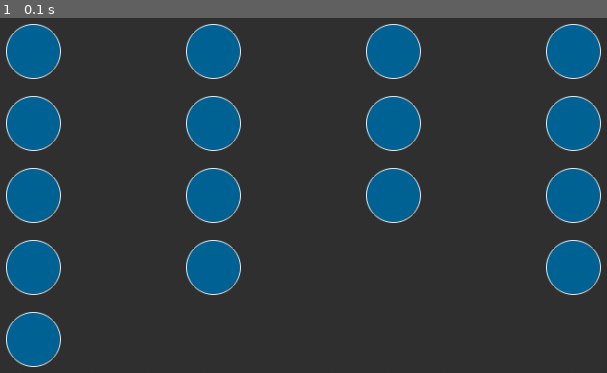
Above: before the commit, frame 1.
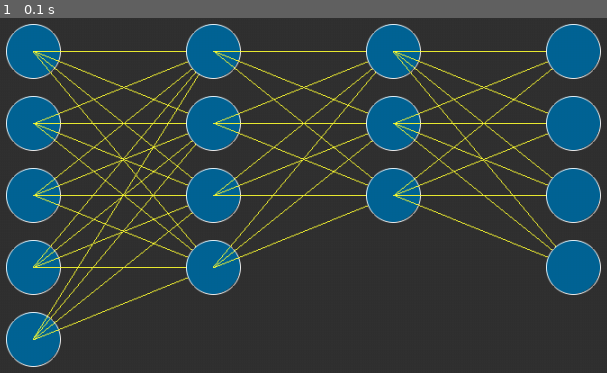
Above: after the commit, the same moment.

Repository: lnyaki/neural_nets
Game: pygame game, started from src/testLayers.py
The game is run twice, just before and just after one commit, with the same random seed, the same clock (stepped at 60 frames per second) and the same inputs.
Inputs:
- Up to frame 1 (0.1 s): no input

The runs differ from the first frame. In frame 1, 5.6% of the frame differs, in the area x 5-92%, y 9-91%.

Commit message:
Connections displayed properly. Fixed bug with shared class variable

Diff:
--- a/src/artificialNeuron.py
+++ b/src/artificialNeuron.py
@@ -13,9 +13,14 @@
 	activationCharge 	= 0
 	defaultDrawSize 	= 30
 
-	connectedNeurons 	= []
+	connectedNeurons 	= None
 	layerID = 0
 	id 		= 0
+
+	# Colors
+	WHITE 	= (255,255, 255)
+	BLUE	= (0,100,150,200)
+	YELLOW	= (255,255,50)
 
 	conditions = {
 		"reproductionEnergy" : 60
@@ -42,7 +47,8 @@
 		self.position 	= position
 		self.id 		= id
 		self.futureMove = (0,0)
-		self.layerID = layerID
+		self.layerID 	= layerID
+		self.connectedNeurons 	= []
 
 	def applyMove(self):
 		print("Position : "+str(self.position)+ "	Move by VECTOR "+str(self.futureMove))
@@ -98,9 +104,12 @@
 
 		self.connectedNeurons.append(targetNeuron)
 
-	def draw(self, gameDisplay):
-		white 	= (255,255, 255)
-		blue	= (0,100,150,200)
+
+	def draw(self,gameDisplay):
+		self.drawNeuronBody(gameDisplay)
+		self.drawNeuronConnections(gameDisplay)
+
+	def drawNeuronBody(self, gameDisplay):
 
 		borderThickness = 2
 		computedNeuronDrawRadius = self.defaultDrawSize
@@ -109,11 +118,20 @@
 
 		### Round ! int(round(number))
 		position = (int(round(self.position[0])),int(round(self.position[1])))
-		pygame.draw.circle(gameDisplay,blue,position,computedNeuronDrawRadius)
+		pygame.draw.circle(gameDisplay,self.BLUE,position,computedNeuronDrawRadius)
 		#pygame.draw.circle(gameDisplay,white,position,computedNeuronDrawRadius,borderThickness)
 
-		pygame.gfxdraw.aacircle(gameDisplay,position[0],position[1],computedNeuronDrawRadius, white)
+		pygame.gfxdraw.aacircle(gameDisplay,position[0],position[1],computedNeuronDrawRadius, self.WHITE)
 		#pygame.gfxdraw.filled_circle(gameDisplay,position[0],position[1],computedNeuronDrawRadius, white)
+
+
+
+	def drawNeuronConnections(self,gameDisplay):
+		for neuron in self.connectedNeurons:
+			x1,y1 = self.position
+			x2,y2 = neuron.position
+
+			pygame.gfxdraw.line(gameDisplay,x1,y1,x2,y2,self.YELLOW)
 
 	def positionNeuronWithinWindow(self, gameDisplay, computedNeuronDrawRadius):
 		displayWidth, displayHeight = gameDisplay.get_size()
--- a/src/neuralNet.py
+++ b/src/neuralNet.py
@@ -8,12 +8,13 @@
 	SPACE_BETWEEN_NEURONS 	= 10
 
 	LAYER_CONNECTION_DEPH	= 1
-	MAX_NEURON_CONNECTIONS 	= 4
+	MAX_NEURON_CONNECTIONS 	= None
 
 	position = None
 	layers = []
 
-	def __init__(self, position, neuronsPerLayers):
+	def __init__(self, position, neuronsPerLayers, maxNeuronConnections = 4):
+		self.MAX_NEURON_CONNECTIONS = maxNeuronConnections
 		self.position 	= position
 		self.layers 	= self.generateLayers(neuronsPerLayers)
 		self.connectAllLayers()
@@ -99,6 +100,7 @@
 				numberOfLayerConnections = listNumberOfConnectionsToLayers[i]
 
 				self.connectNeuronToSingleLayer(neuron,layer,numberOfLayerConnections)
+				print("Neuron ("+str(neuron.layerID)+" | "+str(neuron.id)+") Total Connections : "+str(len(neuron.connectedNeurons)))
 
 
 	def connectNeuronToSingleLayer(self,neuron,layer,numberOfNeuronConnections):
--- a/src/tests/neuralNetTest.py
+++ b/src/tests/neuralNetTest.py
@@ -9,7 +9,7 @@
 
 class NeuralNetTest(unittest.TestCase):
 
-	def RightNumberOfLayersIsGenerated(self):
+	def testRightNumberOfLayersIsGenerated(self):
 
 		print("------==== Test rightNumberOfLayersIsGenerated ======-----")
 		layerMap = [4,4,4]
@@ -18,7 +18,7 @@
 
 		self.assertEqual(3,len(nn.layers))
 
-	def DistributeConnectionsToLayers(self):
+	def testDistributeConnectionsToLayers(self):
 		layerMap 	= [4,3,4]
 		nn 			= NeuralNet((0,0),layerMap)
 
@@ -68,7 +68,7 @@
 		self.assertEqual(len(result),numberOfNeuronConnections-1)
 		print("------==== After getClosestNeurons ====-------")
 
-	def ShiftRange(self):
+	def testShiftRange(self):
 		print()
 		print("||||||| ------======= Shift Range")
 		numRange = [0,1,2]
@@ -89,8 +89,19 @@
 		self.assertEqual(result,[-1,0,1])
 
 
-	def initNeuralNet(self,layerMap):
-		return NeuralNet((0,0),layerMap)
+	def initNeuralNet(self,layerMap, maxConnections = 4):
+		return NeuralNet((0,0),layerMap,maxConnections)
+
+	def testNumberOfConnections(self):
+		connectionsPerNeuron = 4
+		nn = self.initNeuralNet([4,4,4],connectionsPerNeuron)
+
+		layers = nn.layers
+
+		for layer in layers:
+			for n in layer.neurons:
+				self.assertLessEqual(len(n.connectedNeurons),connectionsPerNeuron)
+
 
 if __name__ == '__main__':
 	unittest.main()
